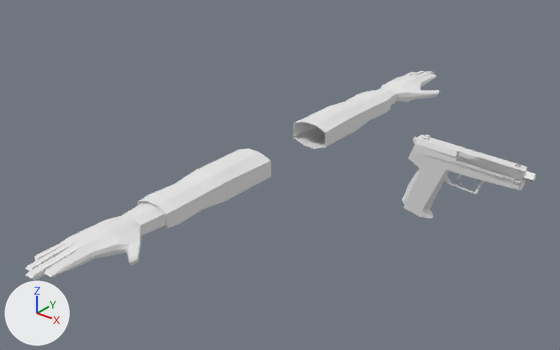
The Blender file GameResources/Meshes/PlayerArms/Player_Arms.blend, before and after one commit.
Camera for both pictures: a camera (50 mm lens) standing at (9.08, -11.44, 6.47) and looking at (1.05, -1.41, 0.25). The lights are fixed; the arrows at lower left show +X, +Y and +Z.

Objects in the first picture: 'Cube.001', 'Cube.002', 'USPBody', 'USPMag', 'USPSlide', 'USPTrigger&Hammer'.
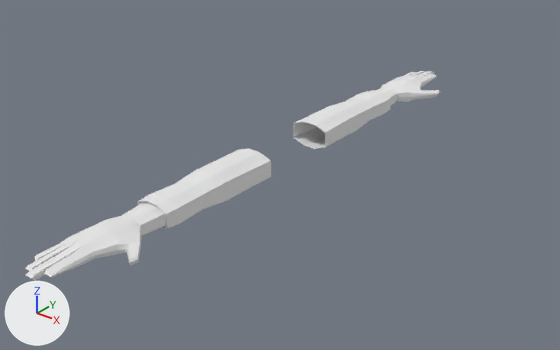
Boxes [x1, y1, x2, y2] around the edits, measured in the pictures (560 x 350 px):
'USPBody', deleted
    before: [402, 148, 536, 211]
'USPSlide', deleted
    before: [412, 135, 528, 190]
'USPMag', deleted
    before: [403, 205, 433, 219]
'USPTrigger&Hammer', deleted
    before: [413, 136, 463, 187]

The change, as a list of edits to the scene's bpy script:
```text
Remove ob_uspbody:
    ob_uspbody = bpy.data.objects.new('USPBody', me_cube_003)
    ob_uspbody.location = (4.36, -0.81, 1.16)
    ob_uspbody.rotation_euler = (-6.247, 0.0592, 6.35)  # degrees (-358, 3.4, 4)
Remove ob_uspslide:
    ob_uspslide = bpy.data.objects.new('USPSlide', me_cube_004)
    ob_uspslide.location = (4.37, -0.75, -0.29)
    ob_uspslide.rotation_euler = (-6.247, 0.0592, 6.35)  # degrees (-358, 3.4, 4)
Remove ob_usptrigger_hammer:
    ob_usptrigger_hammer = bpy.data.objects.new('USPTrigger&Hammer', me_plane_001)
    ob_usptrigger_hammer.location = (5.16, -0.72, 0.08)
    ob_usptrigger_hammer.rotation_euler = (-4.677, 0.0592, 6.35)  # degrees (-268, 3.4, 4)
Remove ob_uspmag:
    ob_uspmag = bpy.data.objects.new('USPMag', me_cube_005)
    ob_uspmag.location = (4.37, -0.75, -0.29)
    ob_uspmag.rotation_euler = (-6.247, 0.0592, 6.35)  # degrees (-358, 3.4, 4)
```
